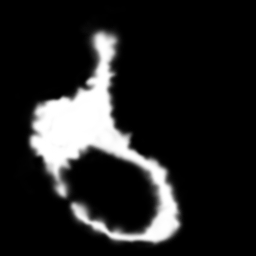
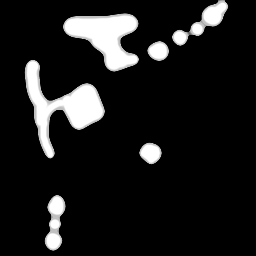
The second (256, 256) image is a revision of the first. Changes to its layers:
added layer "MASK: concrete.jpg" above "MASK: ground.jpg" over [23, 0, 229, 251]
renamed "MASK: grass.tga" to "MASK: grass.jpg", hid it, opacity 100% → 48%, painted on it over [23, 0, 229, 251]
hid "Elevation", painted on it over [23, 0, 229, 251]
added layer "Layer 1" over [23, 0, 229, 251]
